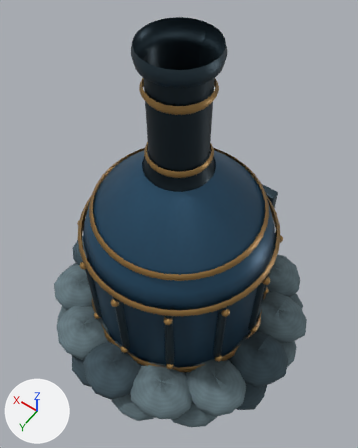
A saved change to the glTF model HavenlineGodot/assets/environment_v2/furnace.glb.
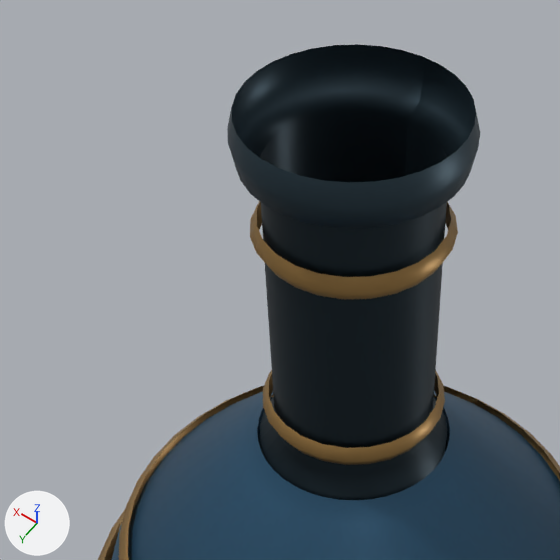
Each version appears first whole from a 50 mm lens placed at (-1.171, 1.639, 3.743), pointed at (-0.021, 0.03, 1.214), and next in a close-up on the part from 12% to 72% of the width and 0% to 48% of the height. Lighting does not change. The marker at lower left points along +X, +Y and +Z. The last two pictures show the newer version. Vertices at exactly the same position are counted once.

The first close-up shows 'furnace'.
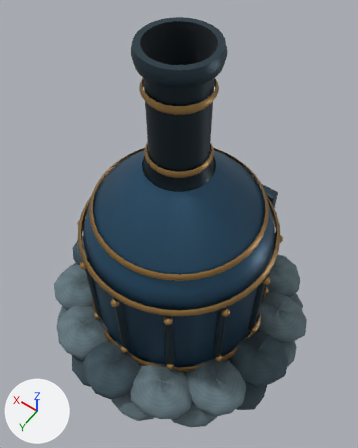
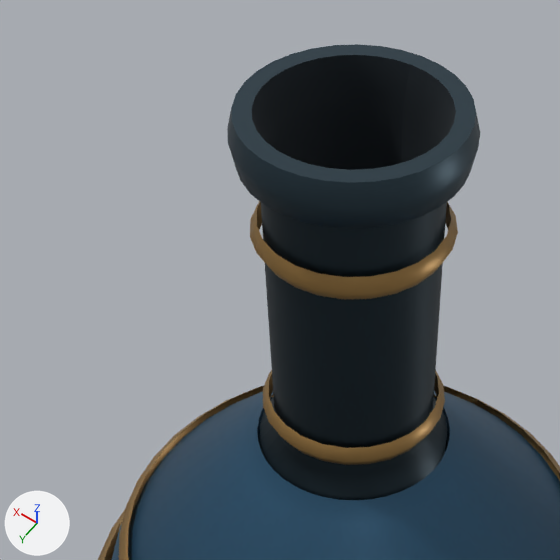
Changed parts and their boxes (x1, y1, x2, y2) in the close-ups (560 x 560 px):
part 1 of me_furnace, added
    after: (231, 44, 476, 183)

Edits to the bpy script that builds the scene:
```text
Change me_furnace:
    used by ob_furnace; location = (0.0, 0.0, 0.0)
    remove me_furnace.from_pydata(...)  # 5515 vertices, 9564 faces; spans x -1.01..1.02, y -0.99..0.99, z 0.0..2.49
    add me_furnace.from_pydata(...)  # 5615 vertices, 9788 faces; spans x -1.01..1.02, y -0.99..0.99, z 0.0..2.49
    me_furnace part 1
    67 vertices are added at x -0.17..0.17, y -0.17..0.17, z 2.18..2.49
    33 new vertices lie (0.0, 0.0, 0.24) away from vertices in x -0.16..0.16, y -0.16..0.16, z 2.18
    64 new faces join them, mat_iron
    160 new faces join them, mat_black
    other edits to the shape of me_furnace do not show in these pictures
```
